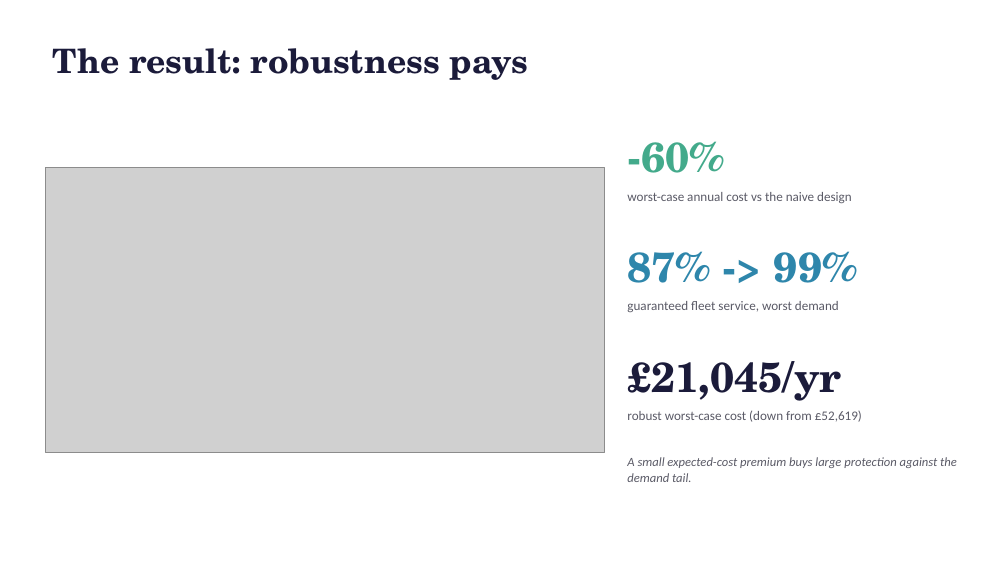
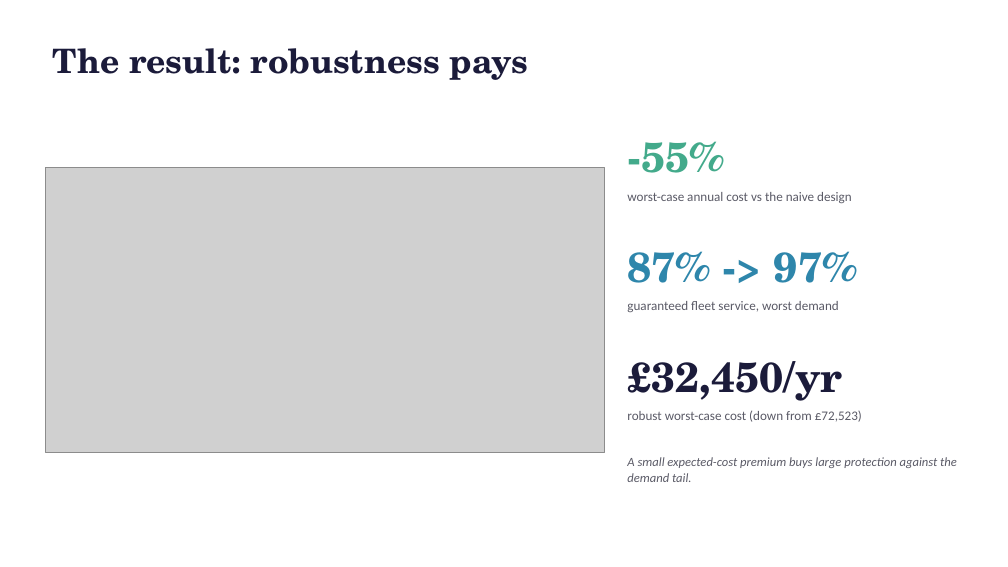
Before and after one commit to Gourav88502/emicromobility-robust-charging, a slide deck: slide 4 of outputs/Presentation.pptx. Drawn at 1008x567 pixels with LibreOffice and Linux fonts; fonts in the diff are those of the drawing; grey boxes stand for pictures. Boxes give left, top, right and bottom in pixels: in the first picture for what was removed or moved away, otherwise in the second. Text is boxed around its words. In the diff, an @@ line names an element or a change of style, - is before the commit and + after.

Commit message:
Major rigor upgrade: real data, two-stage SP+CVaR, robustness-of-robustness, validation
Addresses every weakness from a strict-judge review:

- REAL data end-to-end: live PVGIS (979 kWh/kWp/yr) + National Grid ESO carbon
  (152 gCO2/kWh) API pulls, committed alongside the real DfT data.
- Domain fix: reframed as a mixed e-scooter/e-bike/e-cargo DEPOT hub with
  realistic ~3 kW charge bays (not 7-22 kW EV chargers) — so charge-bay count is
  now a genuinely binding decision (4 fails; 8 needed).
- Optimisation: proper two-stage STOCHASTIC PROGRAM (expected recourse cost) +
  CVaR risk measure (Rockafellar-Uryasev) + minimax-regret + maximin + naive;
  finer 15-scenario set. All three design levers (PV, storage, bays) now bind.
- robustness.py: robustness-of-robustness — robust beats naive in 100% of 35
  penalty x grid combinations (median VoR 59%); stable across horizons. The
  headline is NOT an artefact of the penalty/grid/horizon assumptions.
- validation.py: 7/7 model outputs validated within published benchmark ranges.
- economics: LCOE excludes the notional unmet penalty (bug fix); PV residual
  value credited; DoD- and calendar-aware battery degradation.
- demand: documented two-factor decomposition (intensity x deployment), 15x
  faster cached calendar.
- Two new figures (robustness heatmap, validation); README, dashboard,
  executive summary and presentation updated; 11/11 tests pass.

```diff
--- a/outputs/Presentation.pptx
+++ b/outputs/Presentation.pptx
@@ text at (x1=627, y1=141, x2=724, y2=173): text changed @@
--60%
+-55%
@@ text at (x1=627, y1=251, x2=857, y2=283): text changed @@
-87% -> 99%
+87% -> 97%
@@ text at (x1=627, y1=361, x2=842, y2=401): text changed @@
-£21,045/yr
+£32,450/yr
@@ text at (x1=627, y1=410, x2=862, y2=422): text changed @@
-robust worst-case cost (down from £52,619)
+robust worst-case cost (down from £72,523)
```
Also in this commit, not shown: 4 other slides changed, 41 other files.
